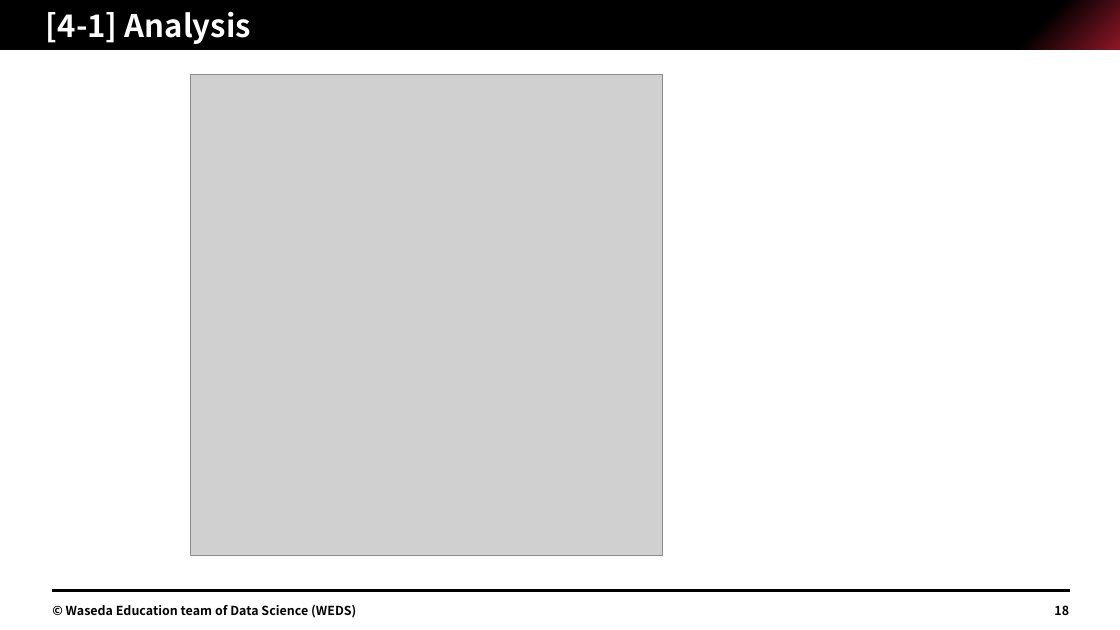
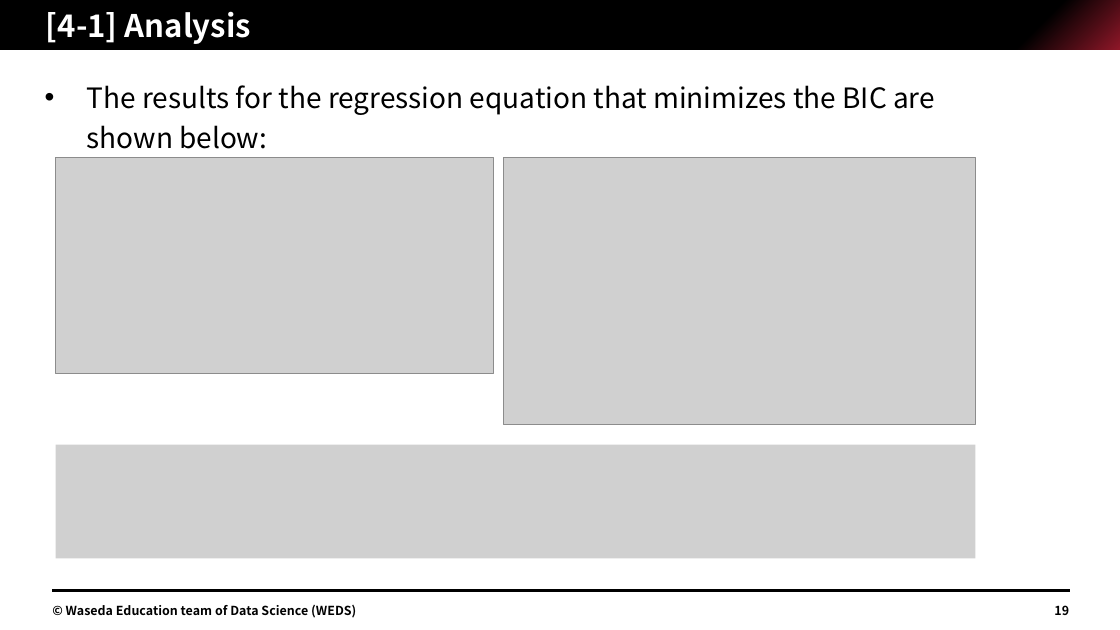
Before and after one commit to Jimin-Park0901/Data-Science, a slide deck: slide 19 of Store_Sale/assignment/1W22CF16.pptx (slide 18 before the commit). Drawn at 1120x630 pixels with LibreOffice and Linux fonts; fonts in the diff are those of the drawing; grey boxes stand for pictures. Boxes give left, top, right and bottom in pixels: in the first picture for what was removed or moved away, otherwise in the second. Text is boxed around its words. In the diff, an @@ line names an element or a change of style, - is before the commit and + after.

```diff
--- a/Store_Sale/assignment/1W22CF16.pptx
+++ b/Store_Sale/assignment/1W22CF16.pptx
@@ text added at <box>87,85,935,149</box>, 18 pt, text #000000 @@
+• The results for the regression equation that minimizes the BIC are shown below:
@@ picture: place and size @@
-picture at <box>190,75,663,556</box>
+picture at <box>56,157,494,373</box>
@@ picture added at <box>503,157,976,424</box> @@
@@ picture added at <box>56,445,976,558</box> @@
```
Also in this commit, not shown: 16 other slides changed, 23 slides added, 1 slide removed, 4 other files.
